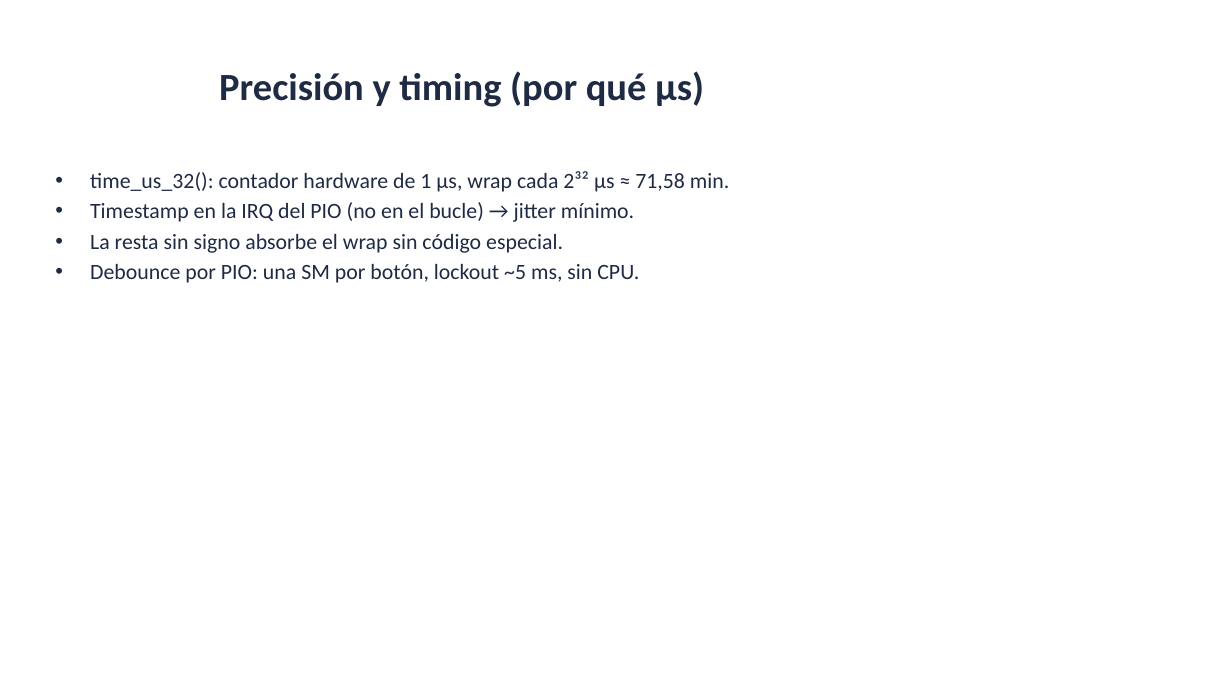
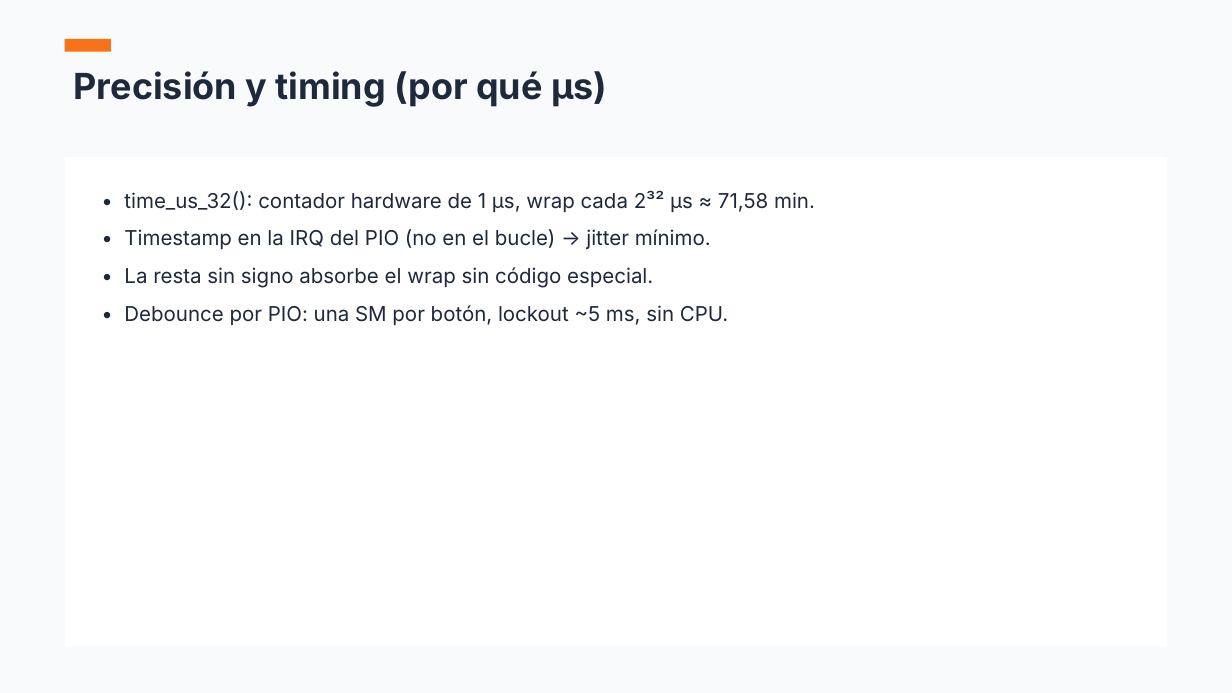
Before and after one commit to AlessandroKlein/PicoReflex, a slide deck: slide 9 of Presentacion_Defensa_PicoReflex.pptx. Drawn at 1232x693 pixels with LibreOffice and Linux fonts; fonts in the diff are those of the drawing. Boxes give left, top, right and bottom in pixels: in the first picture for what was removed or moved away, otherwise in the second. Text is boxed around its words. In the diff, an @@ line names an element or a change of style, - is before the commit and + after.

```diff
--- a/Presentacion_Defensa_PicoReflex.pptx
+++ b/Presentacion_Defensa_PicoReflex.pptx
@@ background #FFFFFF to #F8FAFC @@
@@ text "Precisión y timing (por qué ...": place and size @@
-text "Precisión y timing (por qué ..." at (219, 71, 704, 107)
+text "Precisión y timing (por qué ..." at (74, 71, 607, 107)
@@ text "Precisión y timing (por qué ..." at (74, 71, 607, 107): size 30 to 28 pt, font Calibri to Inter, text colour #1F2A44 to #1E293B; alignment centre to left; vertical alignment middle to top @@
@@ rectangle added at (65, 39, 111, 52), fill #F97316 @@
@@ rectangle added at (65, 157, 1167, 647), fill #FFFFFF @@
@@ text at (124, 190, 815, 326): text changed; size 17 to 16 pt; font Calibri to Inter; text colour #1F2A44 to #1E293B @@
-• time_us_32(): contador hardware de 1 µs, wrap cada 2³² µs ≈ 71,58 min.
-• Timestamp en la IRQ del PIO (no en el bucle) → jitter mínimo.
-• La resta sin signo absorbe el wrap sin código especial.
-• Debounce por PIO: una SM por botón, lockout ~5 ms, sin CPU.
+• time_us_32(): contador hardware de 1 µs, wrap cada 2³² µs ≈ 71,58 min.
+• Timestamp en la IRQ del PIO (no en el bucle) → jitter mínimo.
+• La resta sin signo absorbe el wrap sin código especial.
+• Debounce por PIO: una SM por botón, lockout ~5 ms, sin CPU.
```
Also in this commit, not shown: 11 other slides changed, 2 other files.
